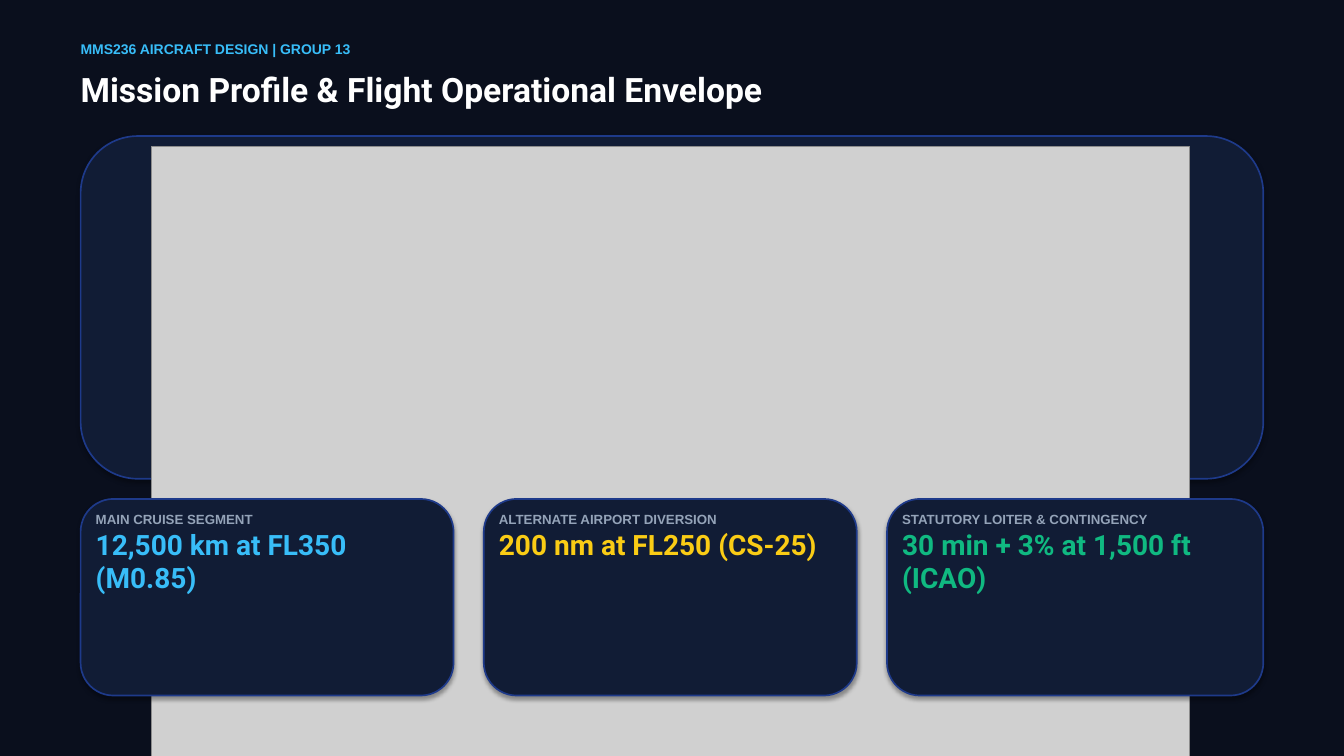
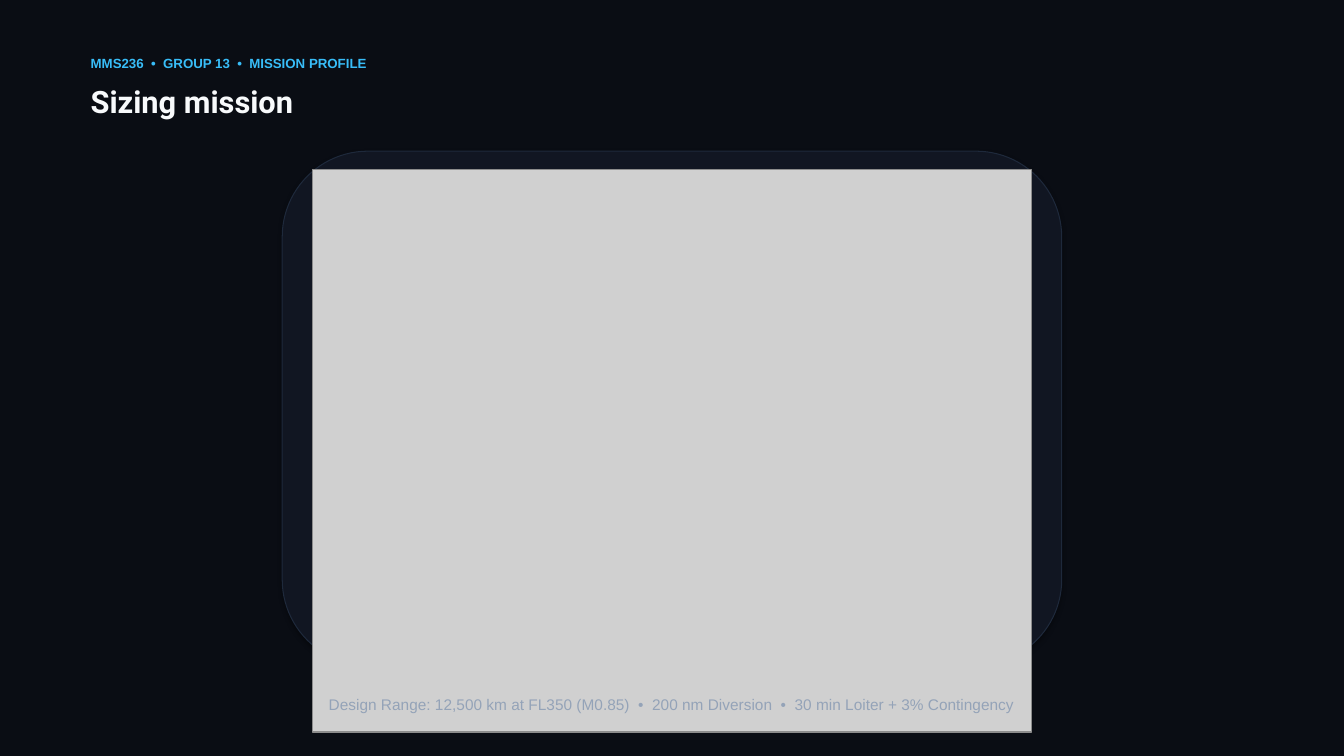
Before and after one commit to Deeprockz22/Aircraft-Design, a slide deck: slide 3 of Aircraft_Design_DT1_EXAELIA_Group13.pptx. Drawn at 1344x756 pixels with LibreOffice and Linux fonts; fonts in the diff are those of the drawing; grey boxes stand for pictures. Boxes give left, top, right and bottom in pixels: in the first picture for what was removed or moved away, otherwise in the second. Text is boxed around its words. In the diff, an @@ line names an element or a change of style, - is before the commit and + after.

Commit message:
Refactor presentation to ultra-minimalist dark studio aesthetic (Group 13 MMS236 DT1)

```diff
--- a/Aircraft_Design_DT1_EXAELIA_Group13.pptx
+++ b/Aircraft_Design_DT1_EXAELIA_Group13.pptx
@@ background #0A0F1D to #0A0D14 @@
@@ text at [91,58,366,68]: text changed; size 10 to 9.5 pt @@
-MMS236 AIRCRAFT DESIGN | GROUP 13
+MMS236 • GROUP 13 • MISSION PROFILE
@@ text at [91,90,293,120]: text changed; size 24 to 22 pt; text colour #FFFFFF to #F8FAFC @@
-Mission Profile & Flight Operational Envelope
+Sizing mission
@@ rounded rectangle: place and size @@
-rounded rectangle at [81,136,1263,479]
+rounded rectangle at [282,151,1062,665]
@@ rounded rectangle at [282,151,1062,665]: fill #111C35 to #111622; outline #1E3A8A 1.2 pt to #1E293B 0.75 pt @@
@@ picture: place and size @@
-picture at [151,146,1190,756]
+picture at [313,169,1031,732]
@@ rounded rectangle removed at [81,499,454,696] @@
@@ rounded rectangle removed at [484,499,857,696] @@
@@ rounded rectangle removed at [887,499,1263,696] @@
@@ text removed at [96,515,347,594] @@
-MAIN CRUISE SEGMENT
-12,500 km at FL350 (M0.85)
@@ text removed at [499,515,816,561] @@
-ALTERNATE AIRPORT DIVERSION
-200 nm at FL250 (CS-25)
@@ text removed at [902,515,1191,594] @@
-STATUTORY LOITER & CONTINGENCY
-30 min + 3% at 1,500 ft (ICAO)
@@ text added at [329,699,1014,713], 11 pt, text #94A3B8 @@
+Design Range: 12,500 km at FL350 (M0.85) • 200 nm Diversion • 30 min Loiter + 3% Contingency
```
Also in this commit, not shown: 2 other slides changed, 6 slides added, 7 slides removed, 1 other file.
